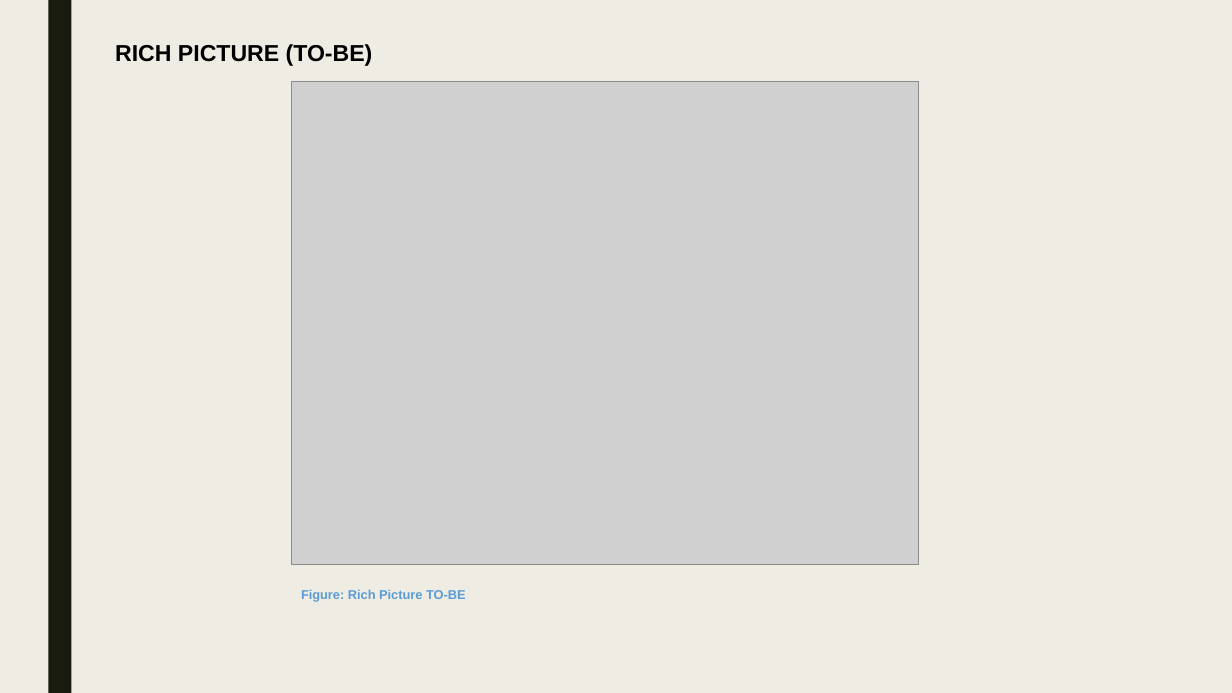
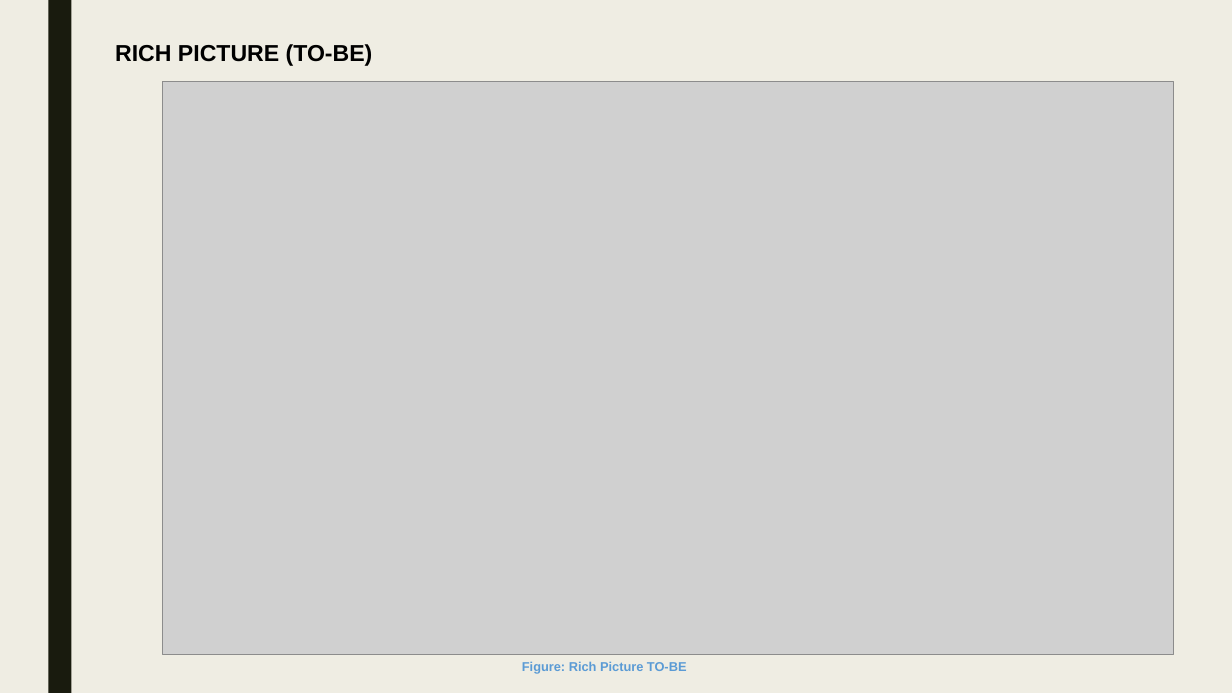
Before and after one commit to moon672/cse-303-1-spring-2021-group-3, a slide deck: slide 17 of Report/PRESENTATION/New Microsoft PowerPoint Presentation.pptx. Drawn at 1232x693 pixels with LibreOffice and Linux fonts; fonts in the diff are those of the drawing; grey boxes stand for pictures. Boxes give left, top, right and bottom in pixels: in the first picture for what was removed or moved away, otherwise in the second. Text is boxed around its words. In the diff, an @@ line names an element or a change of style, - is before the commit and + after.

```diff
--- a/Report/PRESENTATION/New Microsoft PowerPoint Presentation.pptx
+++ b/Report/PRESENTATION/New Microsoft PowerPoint Presentation.pptx
@@ picture: place and size @@
-picture at (292, 81, 920, 565)
+picture at (163, 81, 1174, 654)
@@ text "Figure: Rich Picture TO-BE": place and size @@
-text "Figure: Rich Picture TO-BE" at (301, 589, 466, 602)
+text "Figure: Rich Picture TO-BE" at (522, 661, 687, 674)
```
Also in this commit, not shown: 7 other slides changed, 2 slides added, 1 slide removed, 1 other file.
